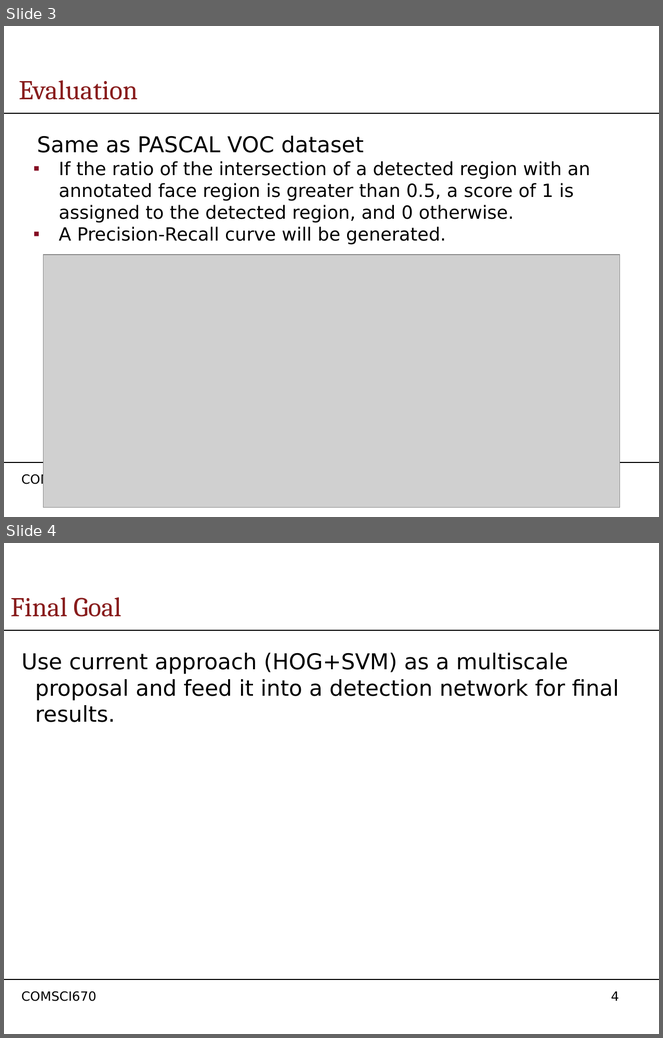
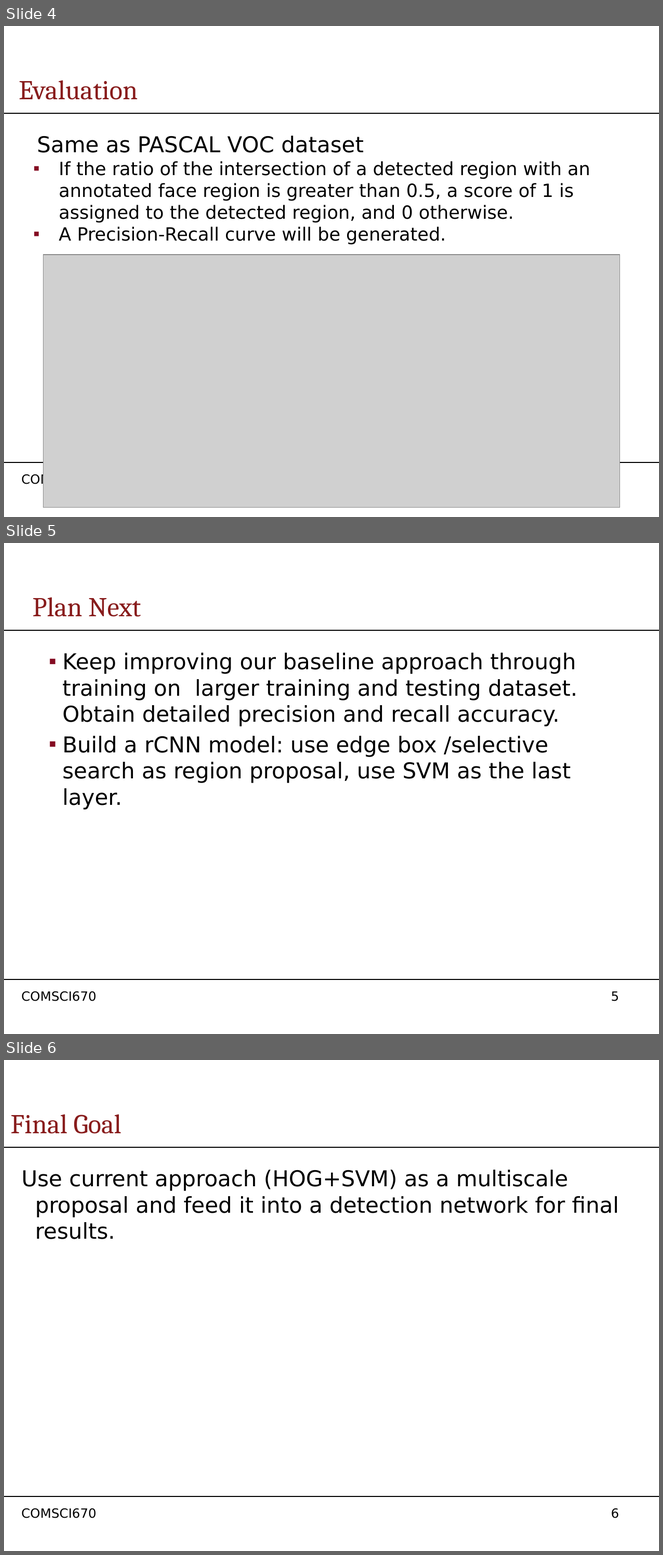
Before and after one commit to whsong/faceDetection, a slide deck: documents/faceDetection_PPT1 .pptx. Shown one above the other, each under a label of ours: slides 3 and 4 before the commit, slides 4, 5 and 6 after it. The pictures are 663x1038 and 663x1555 pixels, drawn with LibreOffice and Linux fonts; fonts in the diff are those of the drawing; grey boxes stand for pictures; background and template pictures are left out. Boxes give left, top, right and bottom in pixels: in the first picture for what was removed or moved away, otherwise in the second. Text is boxed around its words. In the diff, an @@ line names an element or a change of style, - is before the commit and + after.

Commit message:
updated future approach

```diff
--- a/documents/faceDetection_PPT1 .pptx
+++ b/documents/faceDetection_PPT1 .pptx
@@ slide 5 added at (4, 543, 659, 1034), background #FFFFFF; not listed: 4 template elements that a slide beside it also shows @@
@@ title added at (33, 597, 141, 617), 30 pt, text #881C1C @@
+Plan Next
@@ text added at (62, 653, 578, 810), 24 pt, text #000000 @@
+▪ Keep improving our baseline approach through training on larger training and testing dataset. Obtain detailed precision and recall accuracy.
+▪ Build a rCNN model: use edge box /selective search as region proposal, use SVM as the last layer.
@@ what was slide 3 is now slide 4 @@
@@ what was slide 4 is now slide 6 @@
@@ page number at (611, 1509, 620, 1519): text changed @@
-4
+6
```
Also in this commit, not shown: 1 other slide added.
